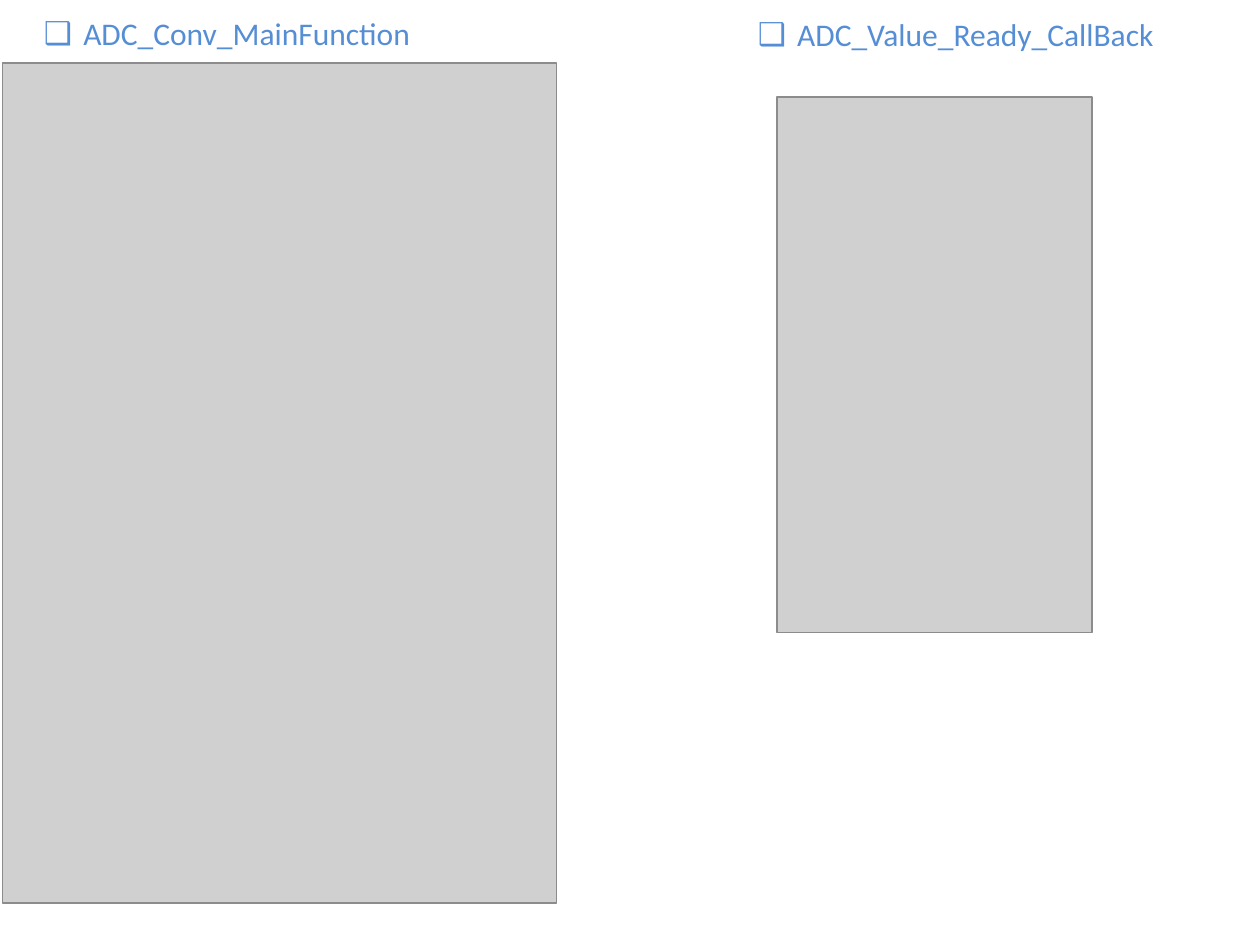
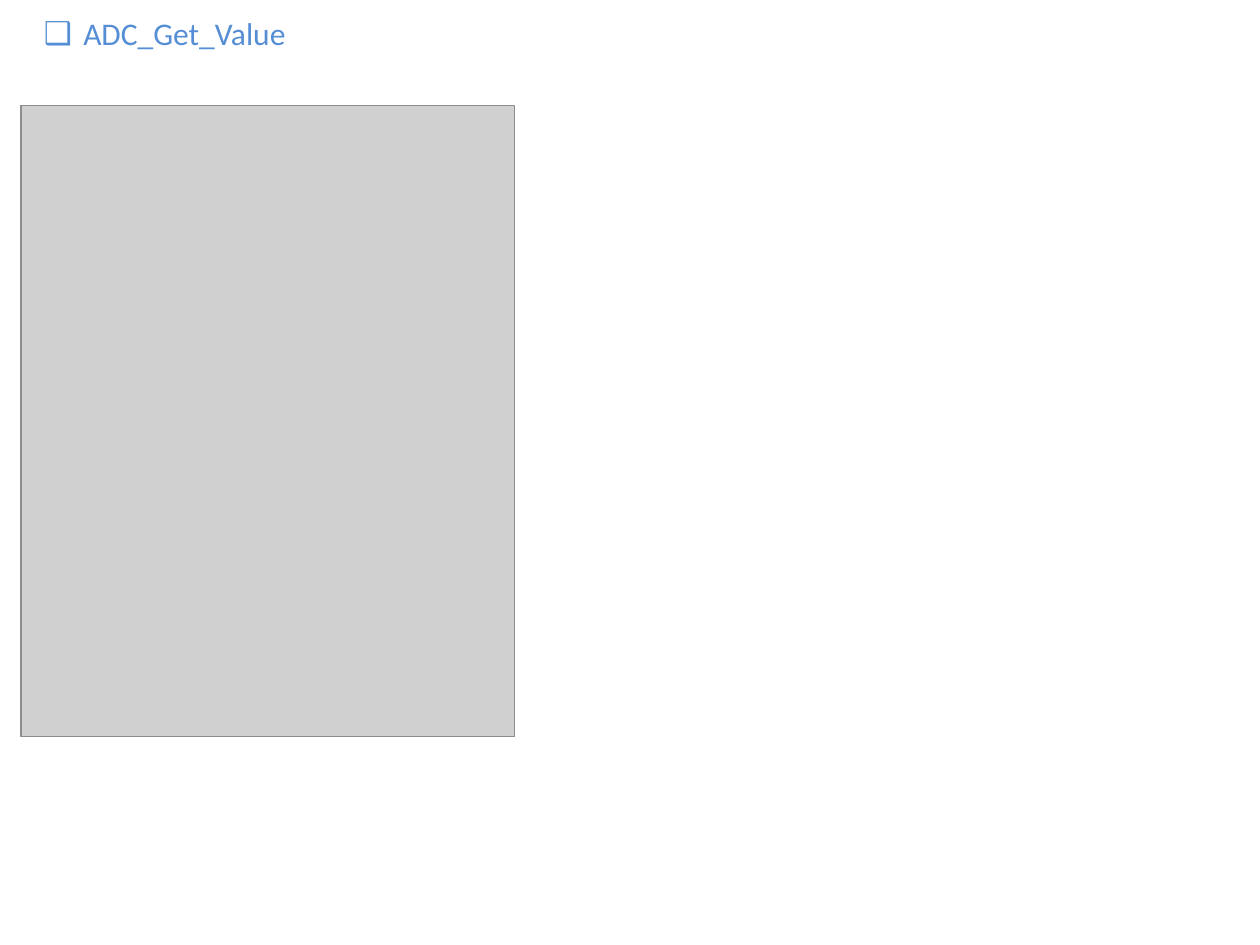
Before and after one commit to Abdelaziz-Sayed-Mohamed/water_heater, a slide deck: slide 7 of WaterHeater.pptx. Drawn at 1260x945 pixels with LibreOffice and Linux fonts; fonts in the diff are those of the drawing; grey boxes stand for pictures. Boxes give left, top, right and bottom in pixels: in the first picture for what was removed or moved away, otherwise in the second. Text is boxed around its words. In the diff, an @@ line names an element or a change of style, - is before the commit and + after.

```diff
--- a/WaterHeater.pptx
+++ b/WaterHeater.pptx
@@ text at (83, 23, 285, 49): text changed @@
-  ❑ ADC_Conv_MainFunction
+  ❑ ADC_Get_Value
@@ text removed at (797, 24, 1153, 51) @@
-  ❑ ADC_Value_Ready_CallBack
@@ picture: place and size @@
-picture at (3, 63, 557, 903)
+picture at (21, 106, 515, 737)
@@ picture removed at (777, 97, 1092, 633) @@
```
Also in this commit, not shown: 2 other slides changed, 1 slide added, 5 other files.
